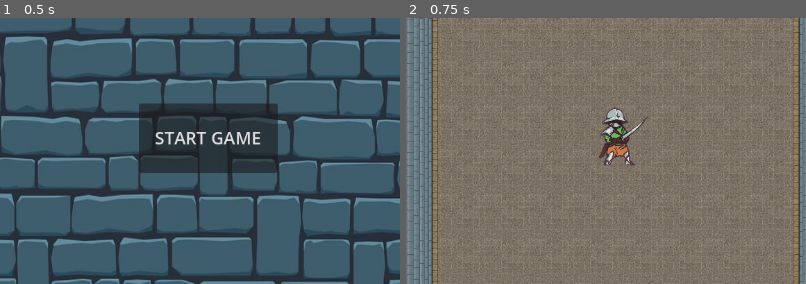
Above: before the commit, frames 1-2 (left to right).
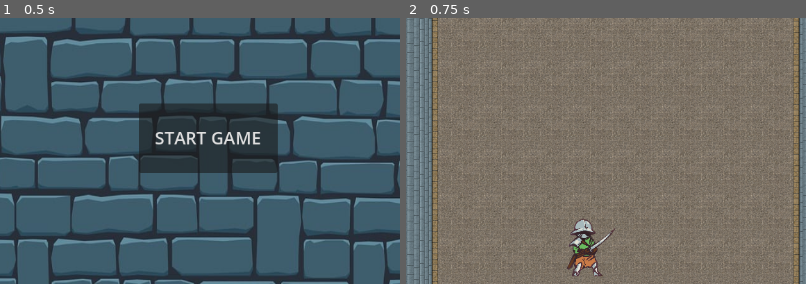
Above: after the commit, the same moments.

Repository: twobles/ecs-179-project-dungeon-dept
Game: Godot game, scene res://scenes/start_menu.tscn
Two runs of this game, one before a commit and one after it. Both use one fixed random seed, a clock stepped at 60 frames per second and the inputs below.
Inputs:
- Up to frame 1 (0.5 s): no input
- Up to frame 2 (0.75 s): click "START GAME" at 0.5 s
The pictures show only the part of the screen within x 24-74%, y 28-77%; the shares and areas given below are measured in that part.

Frame 1 is identical in both runs. In frame 2, 2.3% of the frame differs, in the area x 40-61%, y 33-97%.

Commit message:
facing change?

Diff:
--- a/dungeon_dept/scenes/behavior_trees/skeletonBehavior.tscn
+++ b/dungeon_dept/scenes/behavior_trees/skeletonBehavior.tscn
@@ -16,7 +16,7 @@
 
 [node name="SkeletonBehavior" type="Node2D" node_paths=PackedStringArray("blackboard", "actor")]
 script = ExtResource("1_c2tek")
-blackboard = NodePath("@Node@109429")
+blackboard = NodePath("@Node@17267")
 actor = NodePath("..")
 
 [node name="SelectorReactiveComposite" type="Node" parent="."]
@@ -43,10 +43,7 @@
 [node name="CheckMeleeRange" type="Node" parent="SelectorReactiveComposite/Combat/AlwaysSucceedDecorator/SelectorComposite/InRange/SequenceComposite"]
 script = ExtResource("8_r536m")
 
-[node name="TimeLimiterDecorator" type="Node" parent="SelectorReactiveComposite/Combat/AlwaysSucceedDecorator/SelectorComposite/InRange/SequenceComposite"]
-script = ExtResource("7_di3u3")
-
-[node name="FaceTarget" type="Node" parent="SelectorReactiveComposite/Combat/AlwaysSucceedDecorator/SelectorComposite/InRange/SequenceComposite/TimeLimiterDecorator"]
+[node name="FaceTarget" type="Node" parent="SelectorReactiveComposite/Combat/AlwaysSucceedDecorator/SelectorComposite/InRange/SequenceComposite"]
 script = ExtResource("8_acpxo")
 
 [node name="Attack" type="Node" parent="SelectorReactiveComposite/Combat/AlwaysSucceedDecorator/SelectorComposite/InRange"]
@@ -61,6 +58,9 @@
 [node name="SetTarget" type="Node" parent="SelectorReactiveComposite/Combat/AlwaysSucceedDecorator/SelectorComposite/GoToEnemy"]
 script = ExtResource("6_na3gu")
 
+[node name="FaceTarget" type="Node" parent="SelectorReactiveComposite/Combat/AlwaysSucceedDecorator/SelectorComposite/GoToEnemy"]
+script = ExtResource("8_acpxo")
+
 [node name="StartNavigation" type="Node" parent="SelectorReactiveComposite/Combat/AlwaysSucceedDecorator/SelectorComposite/GoToEnemy"]
 script = ExtResource("10_dtyni")
 
--- a/dungeon_dept/scenes/dungeon.tscn
+++ b/dungeon_dept/scenes/dungeon.tscn
@@ -135,7 +135,7 @@
 script = ExtResource("6_ichww")
 
 [node name="Knight" parent="Board" groups=["adventurers"] instance=ExtResource("4_tktlv")]
-position = Vector2(581, 379)
+position = Vector2(535, 539)
 
 [node name="BuildMenu" type="Node2D" parent="Board"]
 script = ExtResource("9_r383d")
--- a/dungeon_dept/scenes/skeleton.tscn
+++ b/dungeon_dept/scenes/skeleton.tscn
@@ -84,6 +84,22 @@
 "values": [true, false, true]
 }
 
+[sub_resource type="Animation" id="Animation_lrwyb"]
+resource_name = "idle"
+length = 0.1
+tracks/0/type = "value"
+tracks/0/imported = false
+tracks/0/enabled = true
+tracks/0/path = NodePath("Sprite2D:frame")
+tracks/0/interp = 1
+tracks/0/loop_wrap = true
+tracks/0/keys = {
+"times": PackedFloat32Array(0),
+"transitions": PackedFloat32Array(1),
+"update": 1,
+"values": [0]
+}
+
 [sub_resource type="Animation" id="Animation_0yqbt"]
 resource_name = "walking"
 length = 0.9
@@ -100,22 +116,6 @@
 "transitions": PackedFloat32Array(1, 1, 1, 1, 1, 1, 1),
 "update": 1,
 "values": [Vector2i(0, 0), Vector2i(1, 0), Vector2i(2, 0), Vector2i(3, 0), Vector2i(4, 0), Vector2i(0, 1), Vector2i(2, 1)]
-}
-
-[sub_resource type="Animation" id="Animation_lrwyb"]
-resource_name = "idle"
-length = 0.1
-tracks/0/type = "value"
-tracks/0/imported = false
-tracks/0/enabled = true
-tracks/0/path = NodePath("Sprite2D:frame")
-tracks/0/interp = 1
-tracks/0/loop_wrap = true
-tracks/0/keys = {
-"times": PackedFloat32Array(0),
-"transitions": PackedFloat32Array(1),
-"update": 1,
-"values": [0]
 }
 
 [sub_resource type="AnimationLibrary" id="AnimationLibrary_mwfj3"]
@@ -162,6 +162,7 @@
 vframes = 4
 frame = 7
 script = ExtResource("3_x1scl")
+flipped_position = Vector2(126, 0)
 
 [node name="AnimationPlayer" type="AnimationPlayer" parent="."]
 libraries = {
@@ -187,7 +188,7 @@
 position = Vector2(73, 47)
 
 [node name="SkeletonBehavior" parent="." node_paths=PackedStringArray("blackboard") instance=ExtResource("3_b00pm")]
-blackboard = NodePath("@Node@111543")
+blackboard = NodePath("@Node@24075")
 
 [node name="Senses" type="Area2D" parent="."]
 position = Vector2(0, -47)
--- a/dungeon_dept/scripts/bh/bh_attack.gd
+++ b/dungeon_dept/scripts/bh/bh_attack.gd
@@ -1,5 +1,6 @@
 class_name Attack extends ActionLeaf
 
 func tick(actor:Node, _blackboard:Blackboard) -> int:
+	actor.toggle_navigation(false)
 	actor.attacking = true
 	return SUCCESS
--- a/dungeon_dept/scripts/bh/bh_check_melee_range.gd
+++ b/dungeon_dept/scripts/bh/bh_check_melee_range.gd
@@ -1,7 +1,7 @@
 class_name CheckMeleeRange extends ConditionLeaf
 
 func tick(actor:Node, _blackboard:Blackboard) -> int:
-	#print("check melee: ", actor.check_melee_range())
+	print("check melee: ", actor.check_melee_range())
 	if actor.enemy == null:
 		return FAILURE
 
--- a/dungeon_dept/scripts/entity.gd
+++ b/dungeon_dept/scripts/entity.gd
@@ -152,7 +152,7 @@
 
 func face_target() -> void:
 	var cur_pos = global_position
-	var direction = cur_pos.direction_to(target.global_position)
+	var direction = cur_pos.direction_to(enemy.global_position)
 	if direction.x < 0:
 		print("left")
 		sprite.flip_h = false
Not shown, added: .ecs179_characters.kra-autosave.kra
